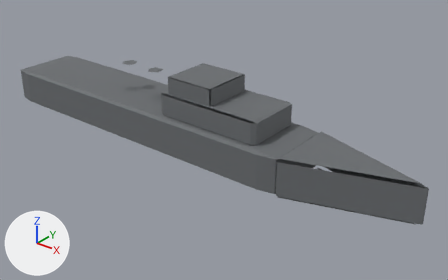
A saved change to the glTF model prototype/assets/models/hulls/heavy_cruiser_hull.glb.
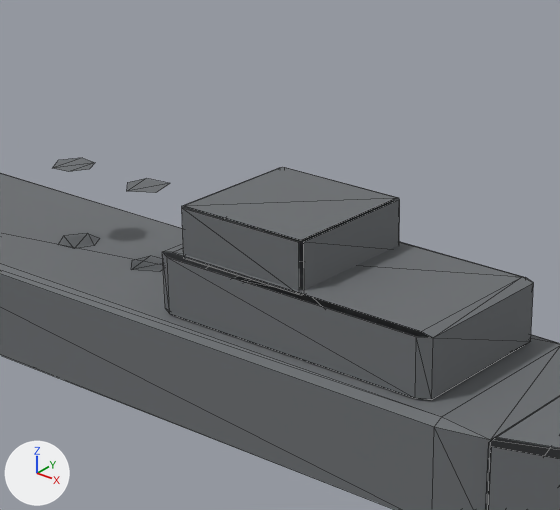
The first picture shows the older version from a 50 mm lens placed at (60.0, -67.6, 38.3), pointed at (5.0, 1.2, -4.4). The close-ups show the older and then the newer version on the part from 23% to 67% of the width and 2% to 66% of the height of that picture. Only the edits that show in the close-ups are written down. Every picture has the same lights, and +X, +Y and +Z are marked at lower left. The close-ups show mesh edges as thin lines. Vertices at exactly the same position are counted once.

Objects in the first close-up: 'heavy_cruiser_hull'.
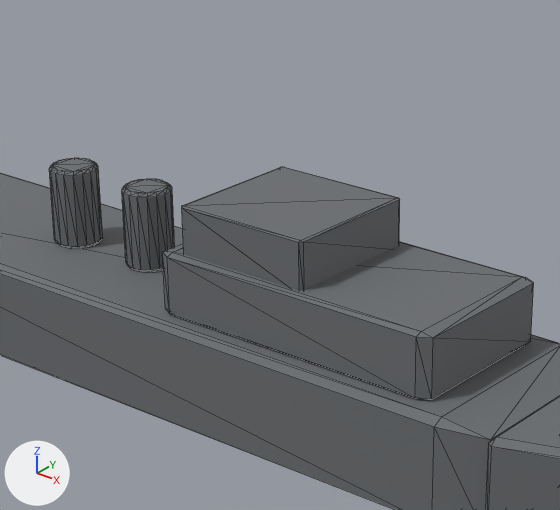
The newer file is also rescaled (x0.0833), turned or shifted as a whole; pictures and numbers use the older file's frame.

What differs and where, as boxes (x1, y1, x2, y2) in the close-ups (560 x 510 px):
part 1 of me_cube_041, added: after (122, 179, 175, 272)
part 2 of me_cube_041, added: after (49, 158, 103, 248)
part 3 of me_cube_041, built on: before (53, 158, 170, 272); after (163, 167, 560, 510)

The change in detail:
me_cube_041 is used by ob_heavy_cruiser_hull; location (0.0, 0.0, 0.0).
me_cube_041 had 112 vertices, 103 faces and spanned x -38.2..38.2, y -6.0..6.0, z -6.1..6.1.
me_cube_041 now has 218 vertices, 412 faces and spans x -38.2..38.2, y -6.0..6.0, z -6.1..6.2.
me_cube_041 part 1: a new loose piece of 64 vertices spanning x -9.7..-6.8, y -1.4..1.4, z -0.1..4.7, in mat_matte_grey_hull (grey #6f7376).
me_cube_041 part 2: a new loose piece of 64 vertices spanning x -15.7..-12.8, y -1.4..1.4, z -0.1..4.7, in mat_matte_grey_hull (grey #6f7376).
Part 3, on me_cube_041:
22 vertices are removed from x -15.5..-7.0, y -1.3..1.2, z -0.2..4.6.
14 faces are deleted.
74 new faces join them.
Other edits to the shape of me_cube_041 do not show in these pictures.
